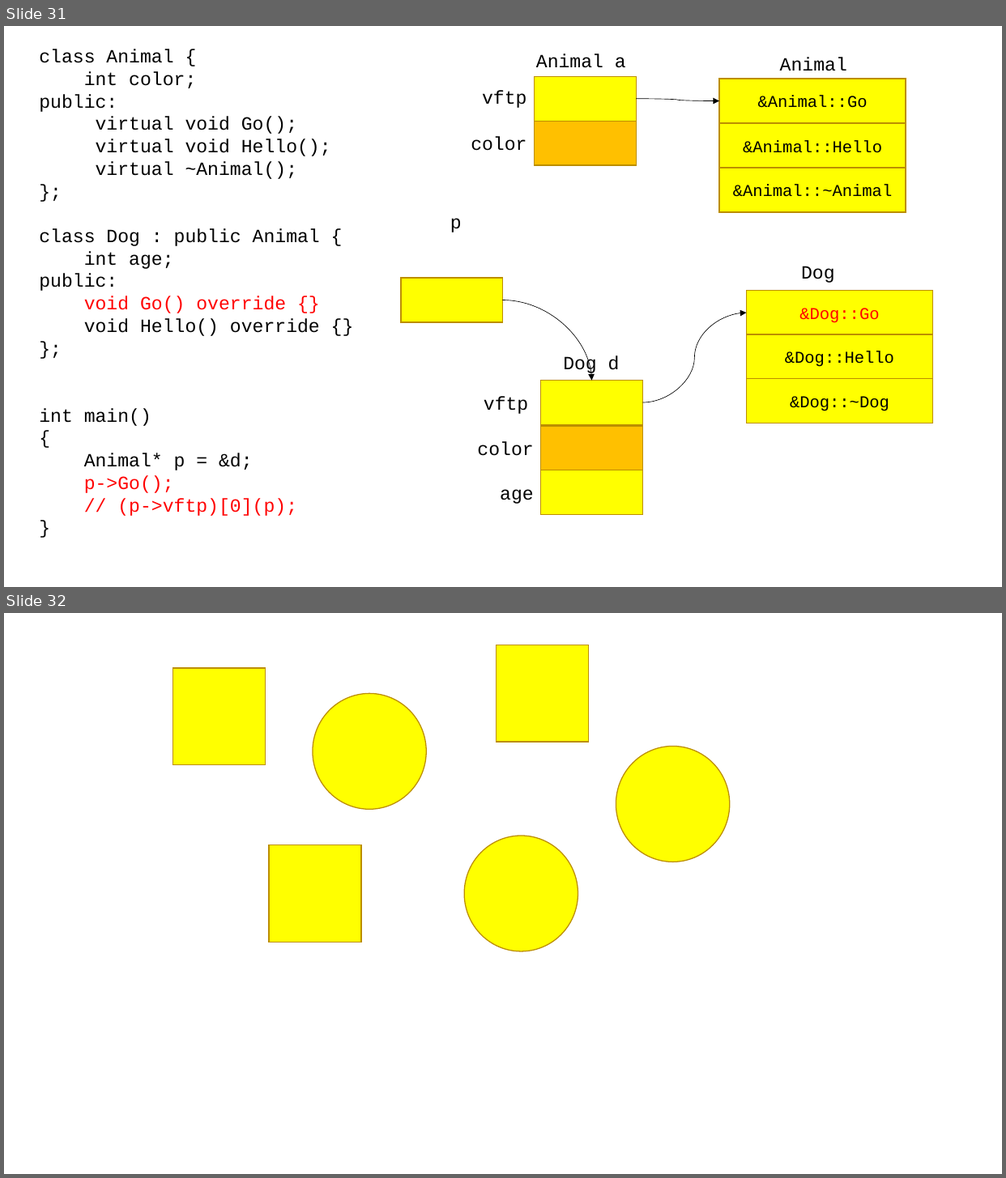
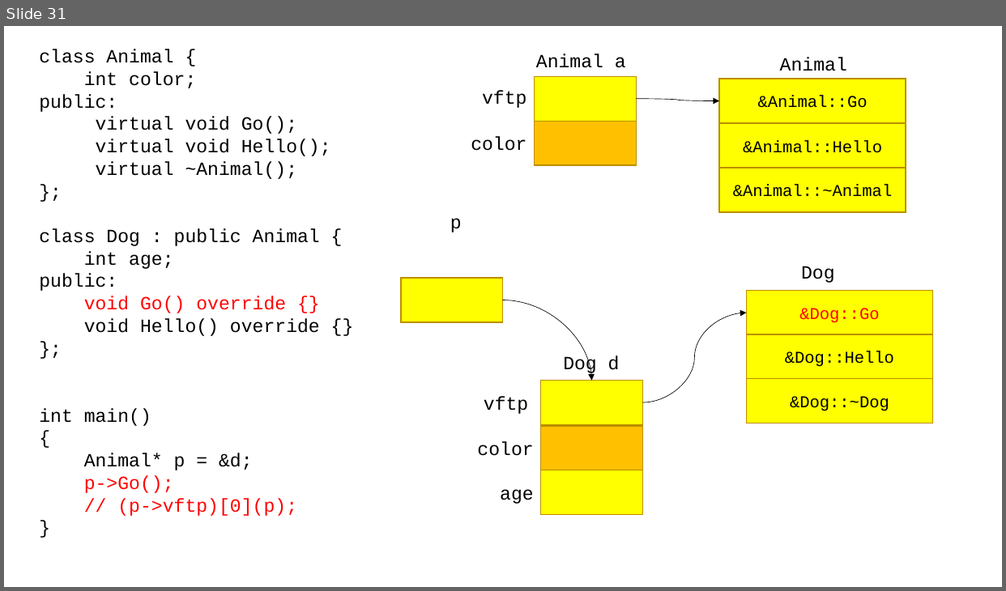
Before and after one commit to Seyoung9304/hyundai_swip, a slide deck: cpp/230223.pptx. Shown one above the other, each under a label of ours: slides 31 and 32 before the commit, slide 31 after it. The pictures are 1006x1178 and 1006x591 pixels, drawn with LibreOffice and Linux fonts; fonts in the diff are those of the drawing. Boxes give left, top, right and bottom in pixels: in the first picture for what was removed or moved away, otherwise in the second. Text is boxed around its words. In the diff, an @@ line names an element or a change of style, - is before the commit and + after.

```diff
--- a/cpp/230223.pptx
+++ b/cpp/230223.pptx
@@ slide 32 removed at (x1=4, y1=613, x2=1002, y2=1174), background #FFFFFF @@
@@ rectangle removed at (x1=496, y1=645, x2=589, y2=742) @@
@@ rectangle removed at (x1=172, y1=668, x2=266, y2=765) @@
@@ ellipse removed at (x1=313, y1=694, x2=426, y2=810) @@
@@ ellipse removed at (x1=616, y1=747, x2=731, y2=862) @@
@@ rectangle removed at (x1=269, y1=845, x2=362, y2=942) @@
@@ ellipse removed at (x1=464, y1=836, x2=578, y2=952) @@
```
